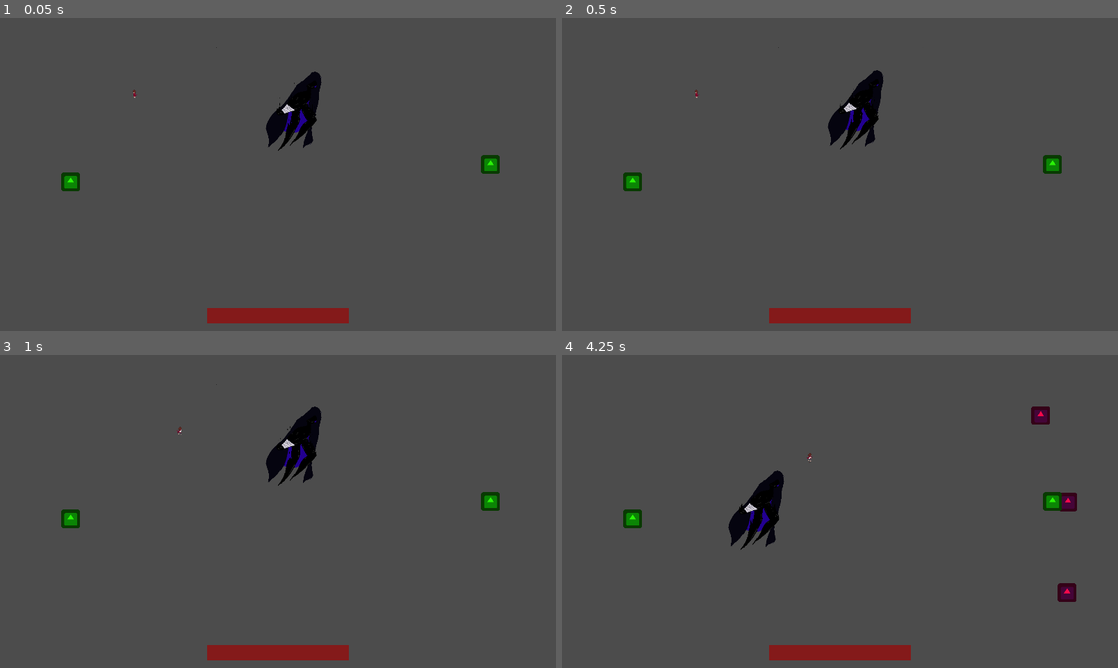
Above: before the commit, frames 1-4 (two rows, left to right).
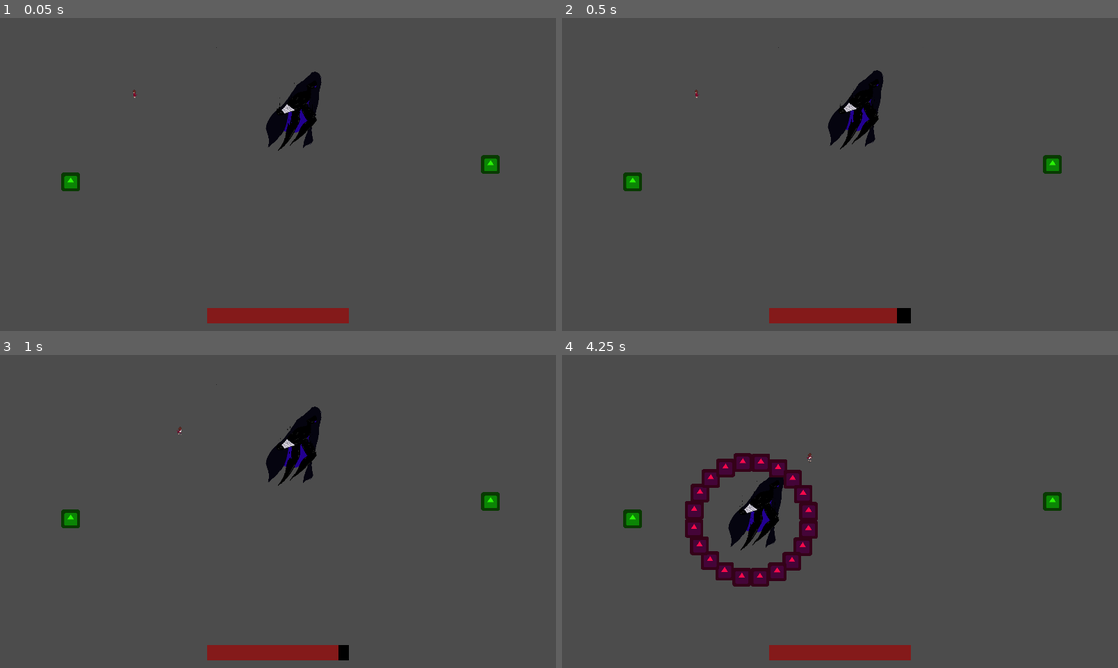
Above: after the commit, the same moments.

Repository: LadyVolk/The-Modern-Triad
Game: Godot game, scene res://Level.tscn
Two runs of this game, one before a commit and one after it. Both use one fixed random seed, a clock stepped at 60 frames per second and the inputs below. The engine's default icon, where the game draws it, is replaced by a stand-in: a white triangle on a blue panel in a dark square.
Inputs (mouse positions are in pixels of both pictures, inside the frame that each line leads up to):
- Up to frame 1 (0.05 s): no input
- Up to frame 2 (0.5 s): no input
- Up to frame 3 (1 s): move the mouse to (400, 495) at 0.52 s; hold D (player_right) from 0.53 s (still down); hold Right mouse button (melee_attack) from 0.53 s (still down)
- Up to frame 4 (4.25 s): move the mouse to (728, 527) at 1.27 s; release D (player_right) at 1.28 s; release Right mouse button (melee_attack) at 1.28 s; hold S (player_down) 1.28-2.03 s; tap Space (player_dash) at 1.35 s; move the mouse to (895, 442) at 2.02 s; press the mouse at (895, 442) at 2.03 s; hold D (player_right) 2.03-2.78 s; move the mouse to (812, 574) at 2.77 s; release the mouse at (812, 574) at 2.78 s; hold W (player_up) 2.78-3.53 s; right-click (812, 574) at 2.85 s; move the mouse to (1006, 558) at 3.52 s; hold A (player_left) from 3.53 s (still down); hold Space (player_dash) from 3.53 s (still down)

Frame 1 is identical in both runs. In frame 2, 0.1% of the frame differs, in the area x 60-63%, y 92-98%; in frame 3, less than 0.1%; in frame 4, 4.4%, in the area x 22-93%, y 16-79%.

Commit message:
start balacing depression

Diff:
--- a/game/Bosses/Depression/Depression.tscn
+++ b/game/Bosses/Depression/Depression.tscn
@@ -136,6 +136,7 @@
 script = ExtResource( 2 )
 
 [node name="Sprite" type="Sprite" parent="."]
+modulate = Color( 0, 0, 0, 1 )
 texture = ExtResource( 1 )
 hframes = 17
 
@@ -144,7 +145,7 @@
 shape = SubResource( 1 )
 
 [node name="Timer" type="Timer" parent="."]
-wait_time = 3.0
+wait_time = 4.0
 autostart = true
 
 [node name="TimerPosition" type="Timer" parent="."]
--- a/game/Level.gd
+++ b/game/Level.gd
@@ -145,3 +145,4 @@
 	boss_instance.connect("new_target_position", self, "get_boss_position")
 	boss_instance.player = player
 	boss_instance.boss_state = 3
+	boss_instance.scale = boss.scale
--- a/game/Player.gd
+++ b/game/Player.gd
@@ -16,7 +16,7 @@
 export var max_health = 100
 export var max_still_time = 0.2
 export var still_damage = 30
-export var movement_heal = 5
+export var movement_heal = 8
 
 var health
 var dash_movement = Vector2()
@@ -27,7 +27,7 @@
 var attacking = false
 var stunned = false
 var player_hit_stun = 0.1
-var debug = true
+var debug = false
 
 const melee_damage = 5
 const dash_time = 0.2
@@ -216,6 +216,8 @@
 
 
 func _on_Damage_body_shape_entered(_body_id, body, _body_shape, _area_shape):
+	if not $Damage.visible:
+		return
 	if(body.is_in_group("boss")):
 		body.take_damage(melee_damage)
 		$AnimationPlayer.stop(false)
--- a/game/Player.tscn
+++ b/game/Player.tscn
@@ -465,6 +465,18 @@
 "update": 1,
 "values": [ 0 ]
 }
+tracks/4/type = "value"
+tracks/4/path = NodePath("Damage:visible")
+tracks/4/interp = 1
+tracks/4/loop_wrap = true
+tracks/4/imported = false
+tracks/4/enabled = true
+tracks/4/keys = {
+"times": PoolRealArray( 0 ),
+"transitions": PoolRealArray( 1 ),
+"update": 1,
+"values": [ false ]
+}
 
 [sub_resource type="Animation" id=8]
 length = 0.001
@@ -516,6 +528,18 @@
 "update": 1,
 "values": [ 0 ]
 }
+tracks/4/type = "value"
+tracks/4/path = NodePath("Damage:visible")
+tracks/4/interp = 1
+tracks/4/loop_wrap = true
+tracks/4/imported = false
+tracks/4/enabled = true
+tracks/4/keys = {
+"times": PoolRealArray( 0 ),
+"transitions": PoolRealArray( 1 ),
+"update": 1,
+"values": [ false ]
+}
 
 [sub_resource type="Animation" id=9]
 length = 0.001
@@ -567,6 +591,18 @@
 "update": 1,
 "values": [ 0 ]
 }
+tracks/4/type = "value"
+tracks/4/path = NodePath("Damage:visible")
+tracks/4/interp = 1
+tracks/4/loop_wrap = true
+tracks/4/imported = false
+tracks/4/enabled = true
+tracks/4/keys = {
+"times": PoolRealArray( 0 ),
+"transitions": PoolRealArray( 1 ),
+"update": 1,
+"values": [ false ]
+}
 
 [sub_resource type="Animation" id=10]
 length = 0.001
@@ -617,6 +653,18 @@
 "transitions": PoolRealArray( 1 ),
 "update": 1,
 "values": [ 0 ]
+}
+tracks/4/type = "value"
+tracks/4/path = NodePath("Damage:visible")
+tracks/4/interp = 1
+tracks/4/loop_wrap = true
+tracks/4/imported = false
+tracks/4/enabled = true
+tracks/4/keys = {
+"times": PoolRealArray( 0 ),
+"transitions": PoolRealArray( 1 ),
+"update": 1,
+"values": [ false ]
 }
 
 [sub_resource type="Animation" id=11]
@@ -670,6 +718,18 @@
 "update": 1,
 "values": [ 28, 29, 30, 31, 32, 33, 34, 35, 36, 37, 38, 39, 40 ]
 }
+tracks/4/type = "value"
+tracks/4/path = NodePath("Damage:visible")
+tracks/4/interp = 1
+tracks/4/loop_wrap = true
+tracks/4/imported = false
+tracks/4/enabled = true
+tracks/4/keys = {
+"times": PoolRealArray( 0 ),
+"transitions": PoolRealArray( 1 ),
+"update": 1,
+"values": [ false ]
+}
 
 [sub_resource type="Animation" id=12]
 length = 1.3
@@ -722,6 +782,18 @@
 "update": 1,
 "values": [ 14, 15, 16, 17, 18, 19, 20, 21, 22, 23, 24, 25, 26, 27 ]
 }
+tracks/4/type = "value"
+tracks/4/path = NodePath("Damage:visible")
+tracks/4/interp = 1
+tracks/4/loop_wrap = true
+tracks/4/imported = false
+tracks/4/enabled = true
+tracks/4/keys = {
+"times": PoolRealArray( 0 ),
+"transitions": PoolRealArray( 1 ),
+"update": 1,
+"values": [ false ]
+}
 
 [sub_resource type="Animation" id=13]
 length = 1.3
@@ -774,6 +846,18 @@
 "update": 1,
 "values": [ 0, 1, 2, 3, 4, 5, 6, 7, 8, 9, 10, 11, 13 ]
 }
+tracks/4/type = "value"
+tracks/4/path = NodePath("Damage:visible")
+tracks/4/interp = 1
+tracks/4/loop_wrap = true
+tracks/4/imported = false
+tracks/4/enabled = true
+tracks/4/keys = {
+"times": PoolRealArray( 0 ),
+"transitions": PoolRealArray( 1 ),
+"update": 1,
+"values": [ false ]
+}
 
 [sub_resource type="Animation" id=14]
 length = 1.3
@@ -825,6 +909,18 @@
 "transitions": PoolRealArray( 1, 1, 1, 1, 1, 1, 1, 1, 1, 1, 1, 1, 1 ),
 "update": 1,
 "values": [ 42, 43, 44, 45, 46, 47, 48, 49, 50, 51, 52, 53, 54 ]
+}
+tracks/4/type = "value"
+tracks/4/path = NodePath("Damage:visible")
+tracks/4/interp = 1
+tracks/4/loop_wrap = true
+tracks/4/imported = false
+tracks/4/enabled = true
+tracks/4/keys = {
+"times": PoolRealArray( 0 ),
+"transitions": PoolRealArray( 1 ),
+"update": 1,
+"values": [ false ]
 }
 
 [node name="Player" type="KinematicBody2D" groups=[
@@ -836,7 +932,10 @@
 speed = 4000
 
 [node name="Image" type="Sprite" parent="."]
-texture = ExtResource( 1 )
+texture = ExtResource( 6 )
+vframes = 4
+hframes = 14
+frame = 42
 
 [node name="Label" type="Label" parent="."]
 visible = false
@@ -885,6 +984,6 @@
 collision_mask = 16
 
 [node name="CollisionShape2D" type="CollisionShape2D" parent="Damage"]
-position = Vector2( -0.184013, 13.7276 )
+position = Vector2( -0.0487442, -15.0861 )
 shape = SubResource( 2 )
 [connection signal="body_shape_entered" from="Damage" to="." method="_on_Damage_body_shape_entered"]
